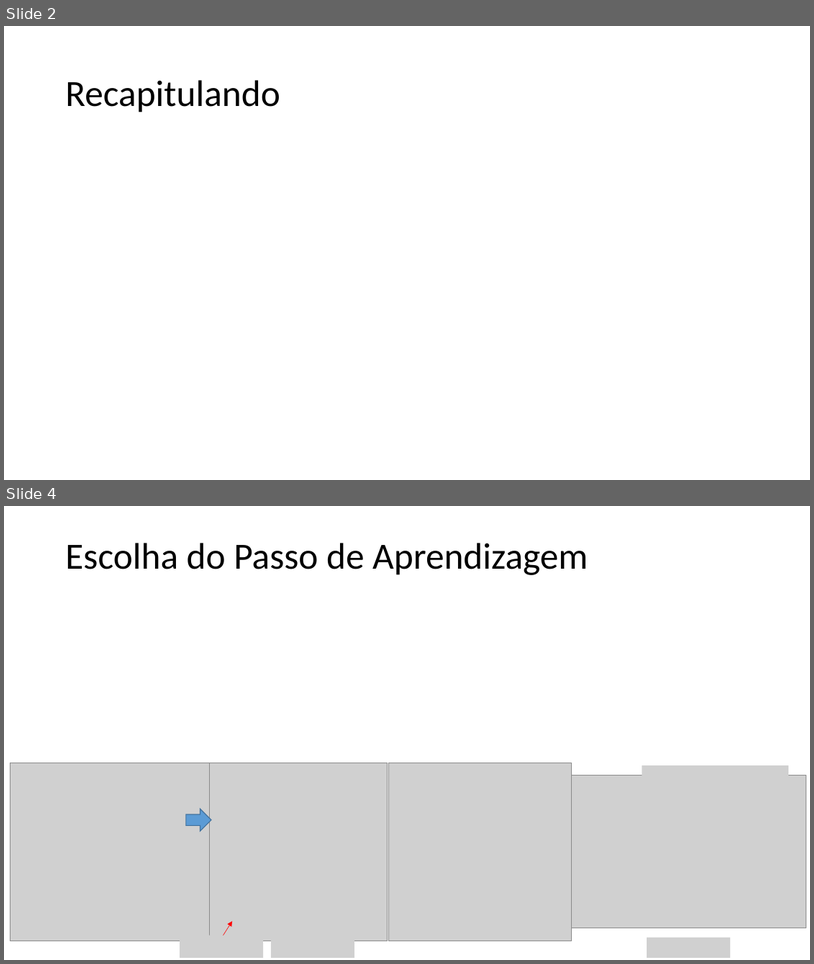
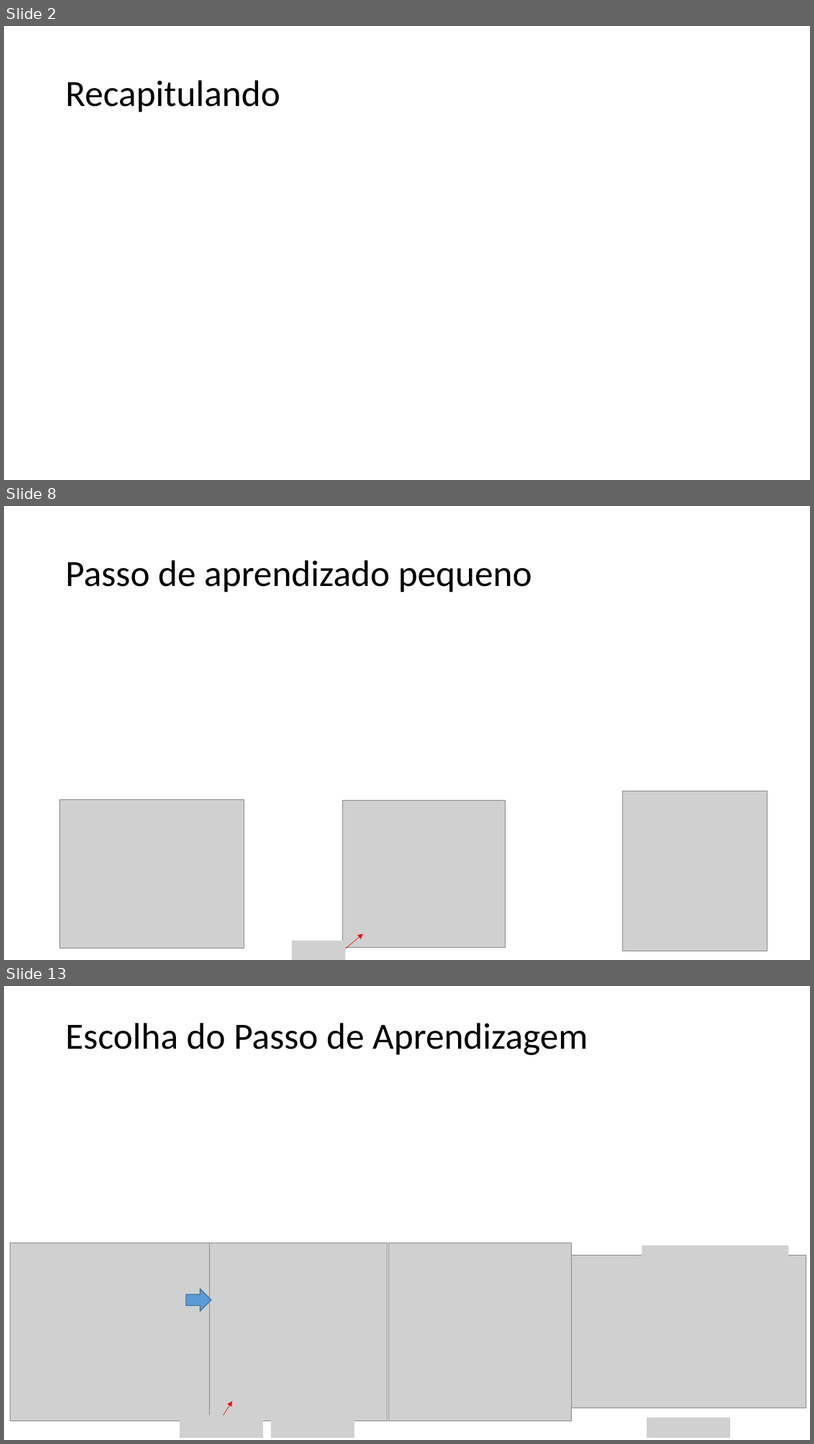
Before and after one commit to zz4fap/t319_aprendizado_de_maquina, a slide deck: slides/T319_Regressão_Linear (Parte III).pptx. Shown one above the other, each under a label of ours: slides 2 and 4 before the commit, slides 2, 8 and 13 after it; the slides between them are not shown. The pictures are 814x964 and 814x1444 pixels, drawn with LibreOffice and Linux fonts; fonts in the diff are those of the drawing; grey boxes stand for pictures. Boxes give left, top, right and bottom in pixels: in the first picture for what was removed or moved away, otherwise in the second. Text is boxed around its words. In the diff, an @@ line names an element or a change of style, - is before the commit and + after.

```diff
--- a/slides/T319_Regressão_Linear (Parte III).pptx
+++ b/slides/T319_Regressão_Linear (Parte III).pptx
@@ slide 8 added at (4,506,810,960), background #FFFFFF @@
@@ title added at (65,560,532,592), 44 pt, text #000000 @@
+Passo de aprendizado pequeno
@@ picture added at (59,800,244,947) @@
@@ picture added at (343,800,506,947) @@
@@ picture added at (623,791,767,951) @@
@@ arrow added from (343, 951) to (363, 934), #FF0000 0.5 pt @@
@@ picture added at (292,940,346,960) @@
@@ what was slide 4 is now slide 13 @@
```
Also in this commit, not shown: 2 slides changed, 8 other slides added, 4 other files.
